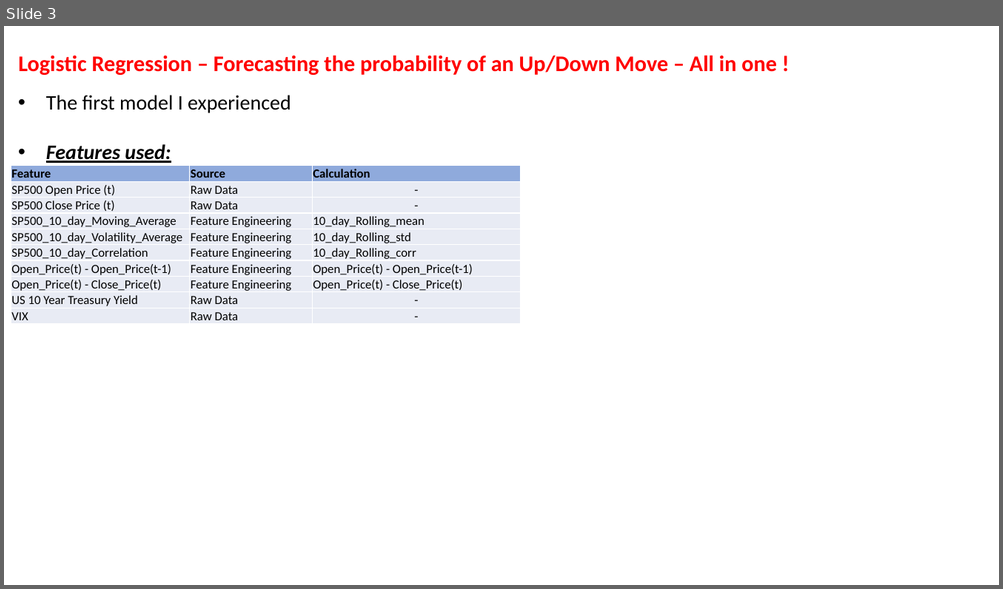
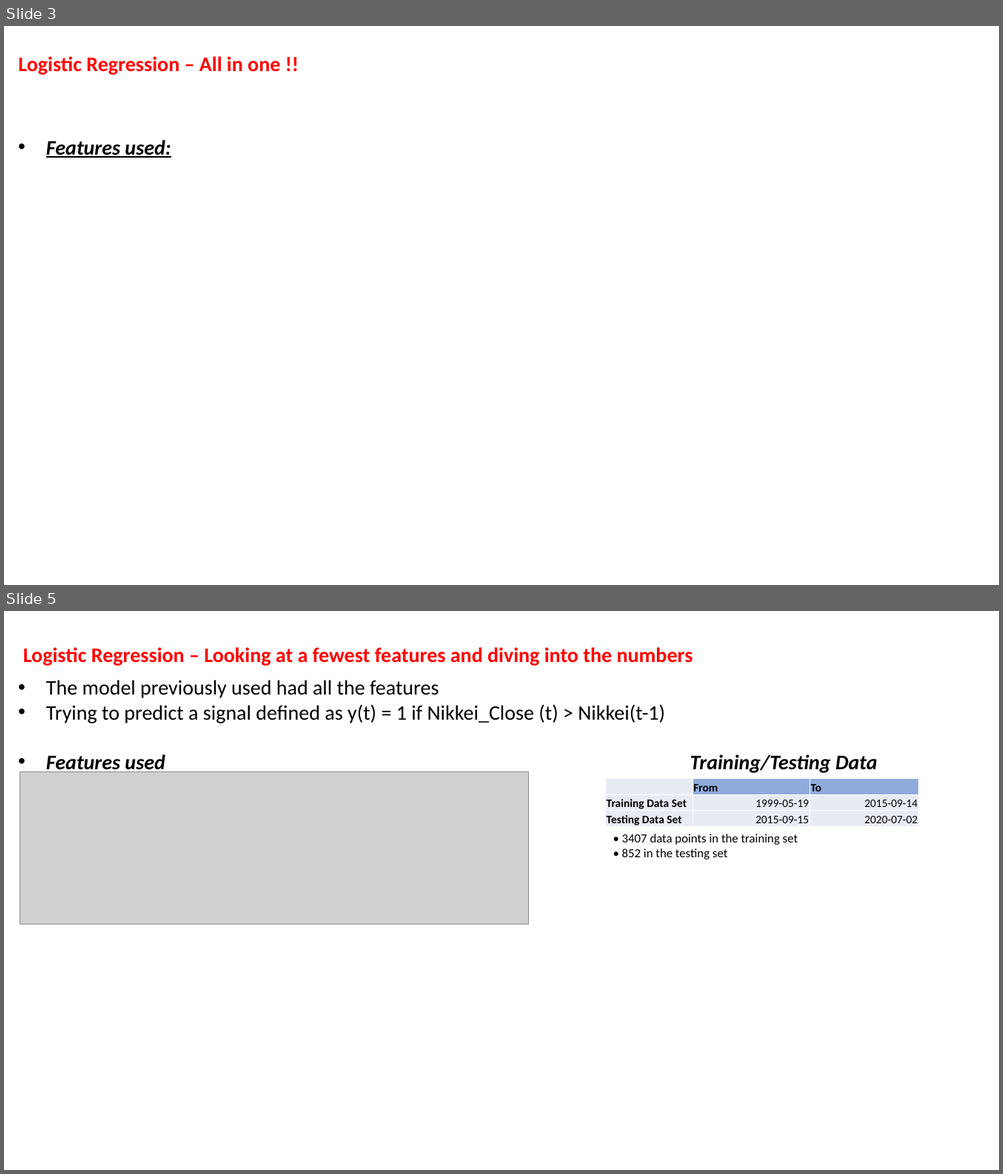
Before and after one commit to gfisherjr/Market_Indicator_Machine_Learning, a slide deck: Dev/Ben/Ben - Machine Learning.pptx. Shown one above the other, each under a label of ours: slide 3 before the commit, slides 3 and 5 after it; the slides between them are not shown. The pictures are 1003x589 and 1003x1174 pixels, drawn with LibreOffice and Linux fonts; fonts in the diff are those of the drawing; grey boxes stand for pictures. Boxes give left, top, right and bottom in pixels: in the first picture for what was removed or moved away, otherwise in the second. Text is boxed around its words. In the diff, an @@ line names an element or a change of style, - is before the commit and + after.

```diff
--- a/Dev/Ben/Ben - Machine Learning.pptx
+++ b/Dev/Ben/Ben - Machine Learning.pptx
@@ slide 5 added at [4,611,999,1170], background #FFFFFF @@
@@ title added at [23,647,693,666], 20 pt, text #FF0000, bold @@
+Logistic Regression – Looking at a fewest features and diving into the numbers
@@ text added at [46,680,877,775], 20 pt, text #000000 @@
+• The model previously used had all the features
+• Trying to predict a signal defined as y(t) = 1 if Nikkei_Close (t) > Nikkei(t-1)
+• Features used Training/Testing Data
@@ picture added at [20,772,529,924] @@
@@ table added at [606,779,919,829], 3 rows, 3 columns @@
+ | From | To
+Training Data Set | 1999-05-19 | 2015-09-14
+Testing Data Set | 2015-09-15 | 2020-07-02
@@ text added at [622,834,797,860], 12 pt, text #000000 @@
+• 3407 data points in the training set
+• 852 in the testing set
@@ slide 3 changed as well @@
@@ title at [18,56,280,75]: text changed; size 21.6 to 20 pt @@
-Logistic Regression – Forecasting the probability of an Up/Down Move – All in one !
+Logistic Regression – All in one !!
@@ text at [46,95,291,113]: paragraph removed @@
-• The first model I experienced
@@ table removed at [11,166,521,323], 10 rows, 3 columns @@
-Feature | Source | Calculation
-SP500 Open Price (t) | Raw Data | -
-SP500 Close Price (t) | Raw Data | -
-SP500_10_day_Moving_Average | Feature Engineering | 10_day_Rolling_mean
-SP500_10_day_Volatility_Average | Feature Engineering | 10_day_Rolling_std
-SP500_10_day_Correlation | Feature Engineering | 10_day_Rolling_corr
-Open_Price(t) - Open_Price(t-1) | Feature Engineering | Open_Price(t) - Open_Price(t-1)
-Open_Price(t) - Close_Price(t) | Feature Engineering | Open_Price(t) - Close_Price(t)
-US 10 Year Treasury Yield | Raw Data | -
-VIX | Raw Data | -
```
Also in this commit, not shown: 2 other slides changed, 2 other slides added, 13 other files.
